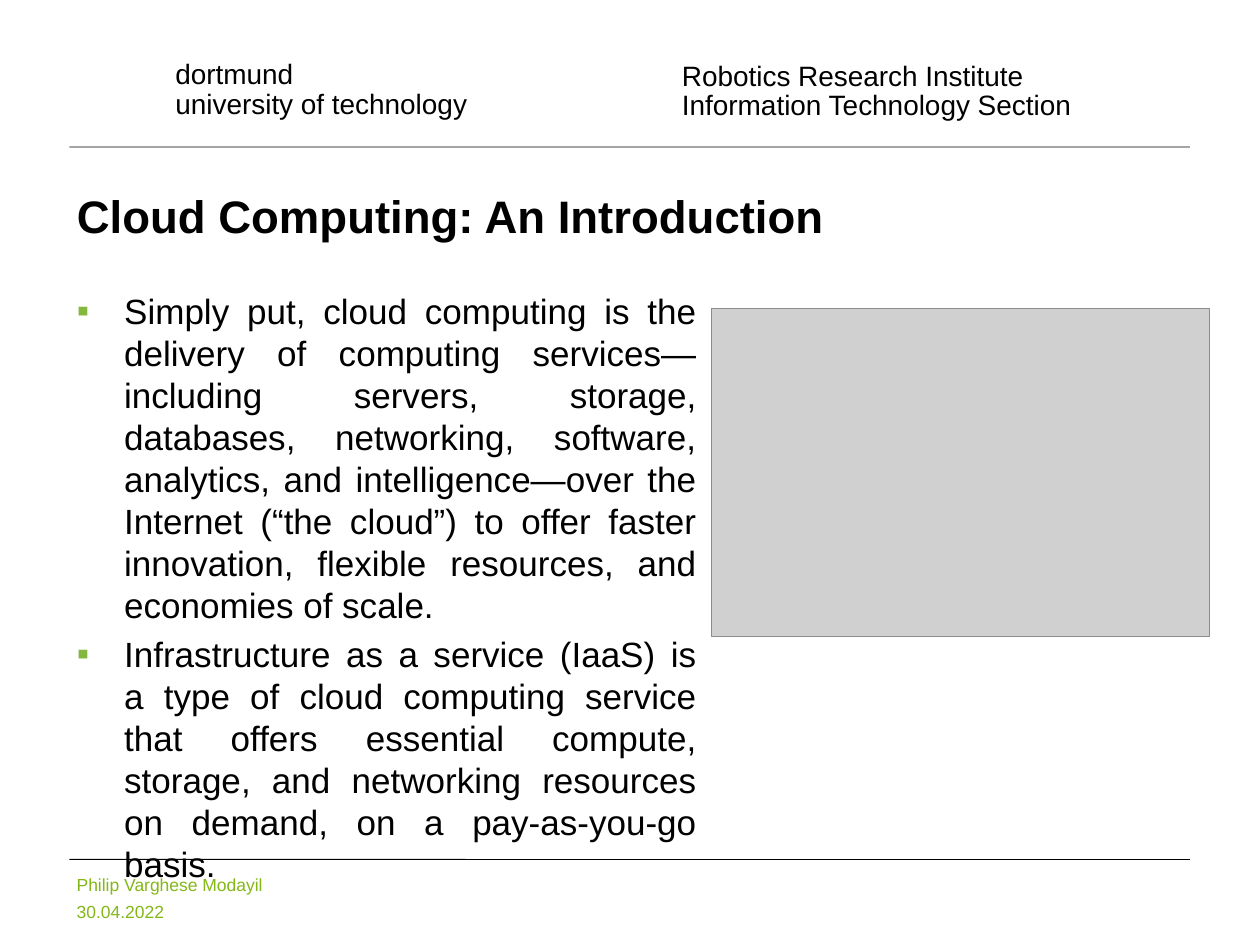
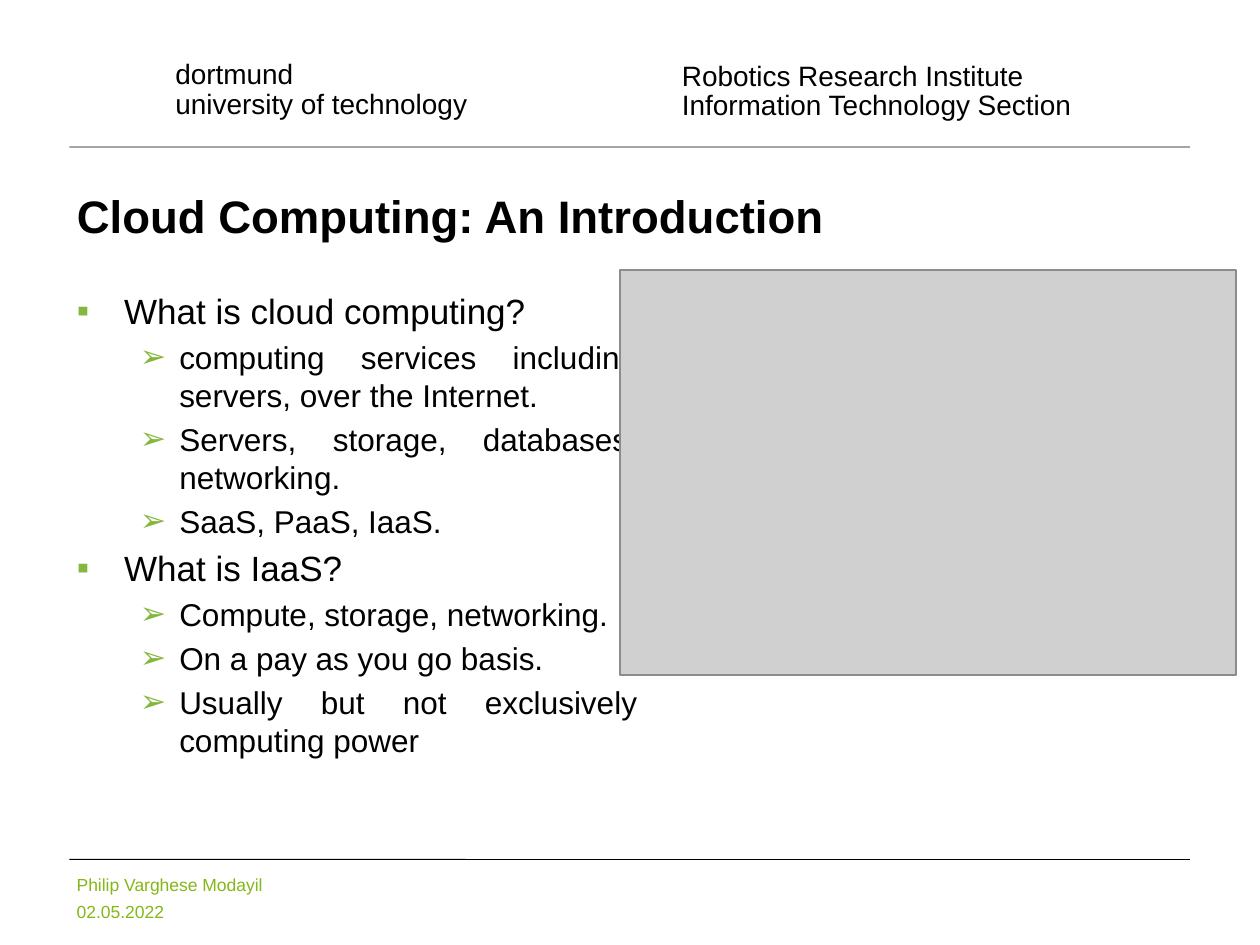
Before and after one commit to pvmodayil/Online-Immediate-Commitment-Job-Scheduling-A-Machine-Learning-Approach, a slide deck: slide 2 of Online Immediate Commitment Job Scheduling A Machine Learning Approach.pptx. Drawn at 1260x945 pixels with LibreOffice and Linux fonts; fonts in the diff are those of the drawing; grey boxes stand for pictures; background and template pictures are left out. Boxes give left, top, right and bottom in pixels: in the first picture for what was removed or moved away, otherwise in the second. Text is boxed around its words. In the diff, an @@ line names an element or a change of style, - is before the commit and + after.

```diff
--- a/Online Immediate Commitment Job Scheduling A Machine Learning Approach.pptx
+++ b/Online Immediate Commitment Job Scheduling A Machine Learning Approach.pptx
@@ text at (x1=124, y1=298, x2=637, y2=758): text changed; size 20 to 18 pt @@
-▪ Simply put, cloud computing is the delivery of computing services—including servers, storage, databases, networking, software, analytics, and intelligence—over the Internet (“the cloud”) to offer faster innovation, flexible resources, and economies of scale.
-▪ Infrastructure as a service (IaaS) is a type of cloud computing service that offers essential compute, storage, and networking resources on demand, on a pay-as-you-go basis.
+▪ What is cloud computing?
+  ➢ computing services including servers, over the Internet.
+  ➢ Servers, storage, databases, networking.
+  ➢ SaaS, PaaS, IaaS.
+▪ What is IaaS?
+  ➢ Compute, storage, networking.
+  ➢ On a pay as you go basis.
+  ➢ Usually but not exclusively computing power
@@ picture resized from (x1=712, y1=309, x2=1210, y2=636) to (x1=620, y1=270, x2=1236, y2=674) @@
@@ text at (x1=77, y1=905, x2=164, y2=918): text changed @@
-30.04.2022
+02.05.2022
```
Also in this commit, not shown: 23 other slides changed, 10 slides added, 8 slides removed.
